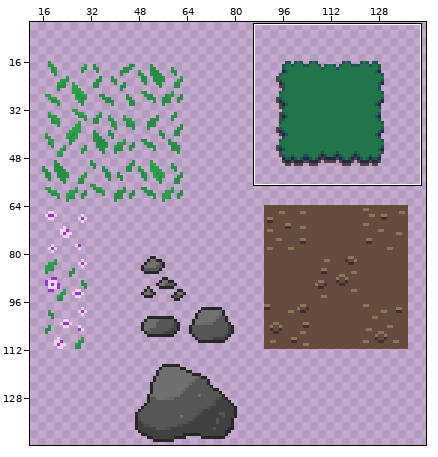
Edited in one commit: sprite sheet (MF/Assets/TileMap/TileMapAssets.png). The first picture is a wide view before the edit; the outline marks the close-up.
Close-up. The starting point:
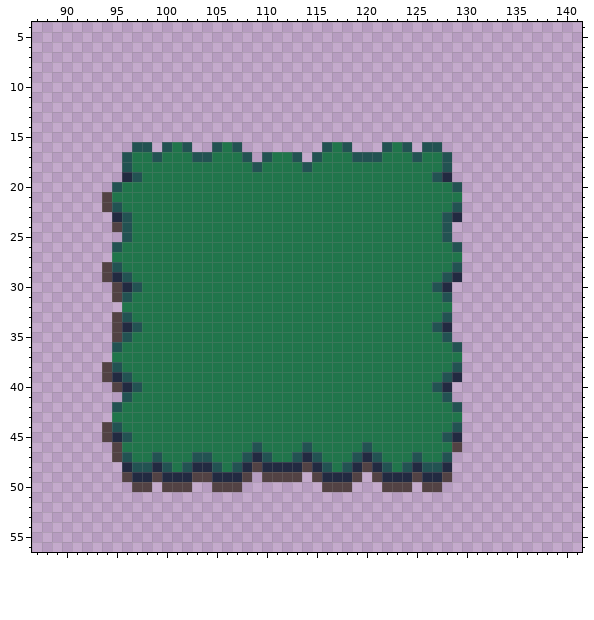
The file is 144x144 pixels. Shown: x 87..141, y 4..56. The wide view leaves out empty margins. The commit also changed other parts of the picture, which this record leaves out.
The same view after the edit:
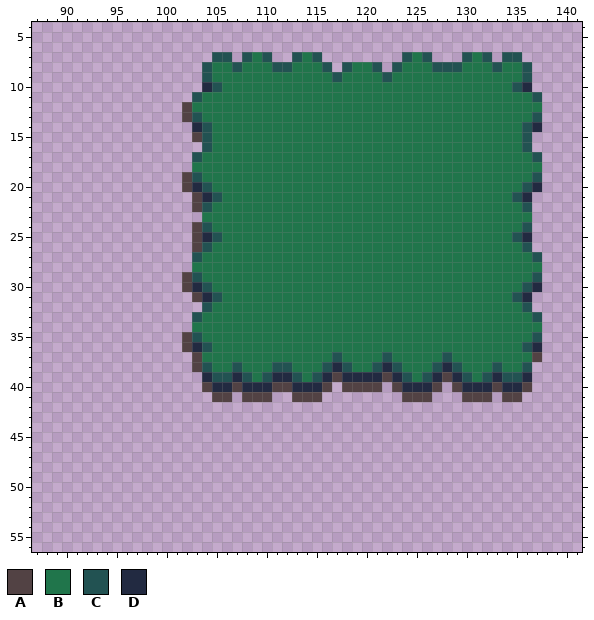
Palette (. is transparent): A #524244  B #20754b  C #225252  D #222a41
Edits made:
@@ x 87..141 @@
  6 .......................................................
- 7 .......................................................
- 8 .......................................................
- 9 .......................................................
-10 .......................................................
-11 .......................................................
-12 .......................................................
-13 .......................................................
-14 .......................................................
-15 .......................................................
-16 ..........CC.CBC..CBC........CBC...CBC.CC..............
-17 .........CBBCBBBCCBBBC.CBBC.CBBBCCCBBBCBBC.............
-18 .........CBBBBBBBBBBBBCBBBBCBBBBBBBBBBBBBC.............
-19 .........DCBBBBBBBBBBBBBBBBBBBBBBBBBBBBBCD.............
-20 ........CBBBBBBBBBBBBBBBBBBBBBBBBBBBBBBBBBC............
-21 .......ABBBBBBBBBBBBBBBBBBBBBBBBBBBBBBBBBBB............
-22 .......ACBBBBBBBBBBBBBBBBBBBBBBBBBBBBBBBBBC............
-23 ........DCBBBBBBBBBBBBBBBBBBBBBBBBBBBBBBBCD............
-24 ........ACBBBBBBBBBBBBBBBBBBBBBBBBBBBBBBBC.............
-25 .........CBBBBBBBBBBBBBBBBBBBBBBBBBBBBBBBC.............
-26 ........CBBBBBBBBBBBBBBBBBBBBBBBBBBBBBBBBBC............
-27 ........BBBBBBBBBBBBBBBBBBBBBBBBBBBBBBBBBBB............
-28 .......ACBBBBBBBBBBBBBBBBBBBBBBBBBBBBBBBBBC............
-29 .......ADCBBBBBBBBBBBBBBBBBBBBBBBBBBBBBBBCD............
-30 ........ADCBBBBBBBBBBBBBBBBBBBBBBBBBBBBBCD.............
-31 ........ACBBBBBBBBBBBBBBBBBBBBBBBBBBBBBBBC.............
-32 .........BBBBBBBBBBBBBBBBBBBBBBBBBBBBBBBBB.............
-33 ........ACBBBBBBBBBBBBBBBBBBBBBBBBBBBBBBBC.............
-34 ........ADCBBBBBBBBBBBBBBBBBBBBBBBBBBBBBCD.............
-35 ........ACBBBBBBBBBBBBBBBBBBBBBBBBBBBBBBBC.............
-36 ........CBBBBBBBBBBBBBBBBBBBBBBBBBBBBBBBBBC............
-37 ........BBBBBBBBBBBBBBBBBBBBBBBBBBBBBBBBBBB............
-38 .......ACBBBBBBBBBBBBBBBBBBBBBBBBBBBBBBBBBC............
-39 .......ADCBBBBBBBBBBBBBBBBBBBBBBBBBBBBBBBCD............
-40 ........ADCBBBBBBBBBBBBBBBBBBBBBBBBBBBBBCD.............
-41 .........CBBBBBBBBBBBBBBBBBBBBBBBBBBBBBBBC.............
-42 ........CBBBBBBBBBBBBBBBBBBBBBBBBBBBBBBBBBC............
-43 ........BBBBBBBBBBBBBBBBBBBBBBBBBBBBBBBBBBB............
-44 .......ACBBBBBBBBBBBBBBBBBBBBBBBBBBBBBBBBBC............
-45 .......ADCBBBBBBBBBBBBBBBBBBBBBBBBBBBBBBBCD............
-46 ........ABBBBBBBBBBBBBCBBBBCBBBBBCBBBBBBBBA............
-47 ........ACBBCBBBCCBBBCDCBBCDCBBBCDCBBBCBBC.............
-48 .........DCCDCBCDDCBCDADDDDADCBCDADCBCDCCD.............
-49 .........ADDADDDAADDDA.AAAA.ADDDA.ADDDADDA.............
-50 ..........AA.AAA..AAA........AAA...AAA.AA..............
+ 7 ..................CC.CBC..CBC........CBC...CBC.CC......
+ 8 .................CBBCBBBCCBBBC.CBBC.CBBBCCCBBBCBBC.....
+ 9 .................CBBBBBBBBBBBBCBBBBCBBBBBBBBBBBBBC.....
+10 .................DCBBBBBBBBBBBBBBBBBBBBBBBBBBBBBCD.....
+11 ................CBBBBBBBBBBBBBBBBBBBBBBBBBBBBBBBBBC....
+12 ...............ABBBBBBBBBBBBBBBBBBBBBBBBBBBBBBBBBBB....
+13 ...............ACBBBBBBBBBBBBBBBBBBBBBBBBBBBBBBBBBC....
+14 ................DCBBBBBBBBBBBBBBBBBBBBBBBBBBBBBBBCD....
+15 ................ACBBBBBBBBBBBBBBBBBBBBBBBBBBBBBBBC.....
+16 .................CBBBBBBBBBBBBBBBBBBBBBBBBBBBBBBBC.....
+17 ................CBBBBBBBBBBBBBBBBBBBBBBBBBBBBBBBBBC....
+18 ................BBBBBBBBBBBBBBBBBBBBBBBBBBBBBBBBBBB....
+19 ...............ACBBBBBBBBBBBBBBBBBBBBBBBBBBBBBBBBBC....
+20 ...............ADCBBBBBBBBBBBBBBBBBBBBBBBBBBBBBBBCD....
+21 ................ADCBBBBBBBBBBBBBBBBBBBBBBBBBBBBBCD.....
+22 ................ACBBBBBBBBBBBBBBBBBBBBBBBBBBBBBBBC.....
+23 .................BBBBBBBBBBBBBBBBBBBBBBBBBBBBBBBBB.....
+24 ................ACBBBBBBBBBBBBBBBBBBBBBBBBBBBBBBBC.....
+25 ................ADCBBBBBBBBBBBBBBBBBBBBBBBBBBBBBCD.....
+26 ................ACBBBBBBBBBBBBBBBBBBBBBBBBBBBBBBBC.....
+27 ................CBBBBBBBBBBBBBBBBBBBBBBBBBBBBBBBBBC....
+28 ................BBBBBBBBBBBBBBBBBBBBBBBBBBBBBBBBBBB....
+29 ...............ACBBBBBBBBBBBBBBBBBBBBBBBBBBBBBBBBBC....
+30 ...............ADCBBBBBBBBBBBBBBBBBBBBBBBBBBBBBBBCD....
+31 ................ADCBBBBBBBBBBBBBBBBBBBBBBBBBBBBBCD.....
+32 .................CBBBBBBBBBBBBBBBBBBBBBBBBBBBBBBBC.....
+33 ................CBBBBBBBBBBBBBBBBBBBBBBBBBBBBBBBBBC....
+34 ................BBBBBBBBBBBBBBBBBBBBBBBBBBBBBBBBBBB....
+35 ...............ACBBBBBBBBBBBBBBBBBBBBBBBBBBBBBBBBBC....
+36 ...............ADCBBBBBBBBBBBBBBBBBBBBBBBBBBBBBBBCD....
+37 ................ABBBBBBBBBBBBBCBBBBCBBBBBCBBBBBBBBA....
+38 ................ACBBCBBBCCBBBCDCBBCDCBBBCDCBBBCBBC.....
+39 .................DCCDCBCDDCBCDADDDDADCBCDADCBCDCCD.....
+40 .................ADDADDDAADDDA.AAAA.ADDDA.ADDDADDA.....
+41 ..................AA.AAA..AAA........AAA...AAA.AA......
+42 .......................................................
+43 .......................................................
+44 .......................................................
+45 .......................................................
+46 .......................................................
+47 .......................................................
+48 .......................................................
+49 .......................................................
+50 .......................................................
 51 .......................................................
